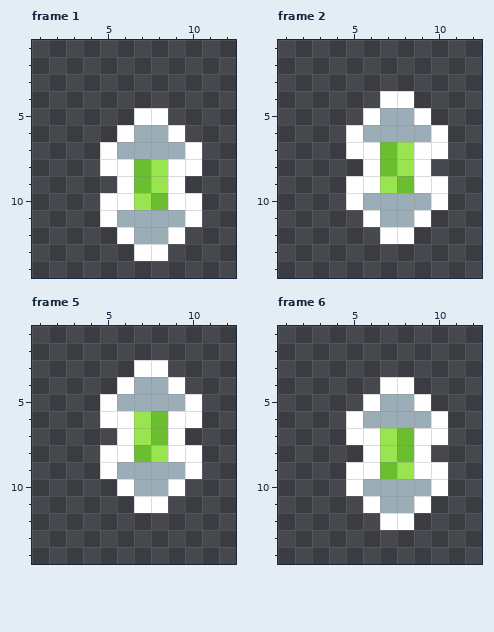
A pixel-art file gets an edit: res/Sprite-00014.ase. The first picture shows the starting point.
16x16 pixels, 6 frames. Shown: frame 1: x 1..12, y 1..14; frame 2: x 1..12, y 1..14; frame 5: x 1..12, y 1..14; frame 6: x 1..12, y 1..14. The commit also changed other frames, which this record leaves out.
After:
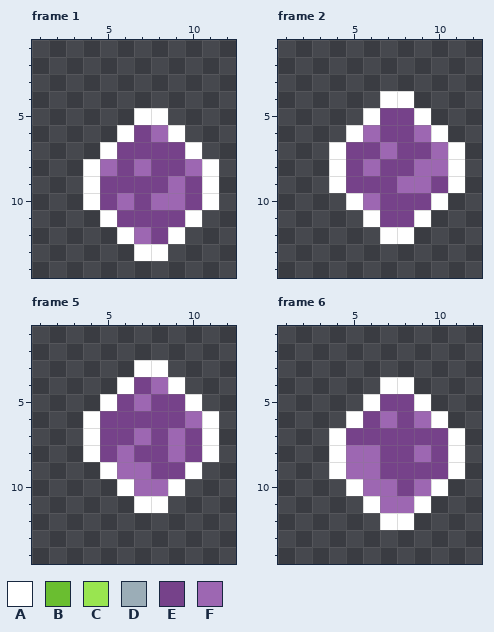
Palette (. is transparent): A #ffffff  B #6abe30  C #99e550  D #9badb7  E #76428a  F #9d67b2
Changes in this commit:
--- frame 1
@@ x 1..12 @@
  5 ......AA....
- 6 .....ADDA...
- 7 ....ADDDDA..
- 8 ....AABCAA..
- 9 .....ABCA...
-10 ....AACBAA..
-11 ....ADDDDA..
-12 .....ADDA...
+ 6 .....AEFA...
+ 7 ....AEEEEA..
+ 8 ...AFEFEEFA.
+ 9 ...AEEEEFEA.
+10 ...AEFEFFEA.
+11 ....AEEEEA..
+12 .....AFEA...
 13 ......AA....
--- frame 2
@@ x 1..12 @@
  4 ......AA....
- 5 .....ADDA...
- 6 ....ADDDDA..
- 7 ....AABCAA..
- 8 .....ABCA...
- 9 ....AACBAA..
-10 ....ADDDDA..
-11 .....ADDA...
+ 5 .....AEEA...
+ 6 ....AFEEFA..
+ 7 ...AEEFEEFA.
+ 8 ...AEFEEFFA.
+ 9 ...AEEEFFEA.
+10 ....AFEEEA..
+11 .....AEEA...
 12 ......AA....
--- frame 5
@@ x 1..12 @@
  3 ......AA....
- 4 .....ADDA...
- 5 ....ADDDDA..
- 6 ....AACBAA..
- 7 .....ACBA...
- 8 ....AABCAA..
- 9 ....ADDDDA..
-10 .....ADDA...
+ 4 .....AEFA...
+ 5 ....AEFEEA..
+ 6 ...AEEEEEFA.
+ 7 ...AEEFEFEA.
+ 8 ...AEFEEFEA.
+ 9 ....AFFEEA..
+10 .....AFFA...
 11 ......AA....
--- frame 6
@@ x 1..12 @@
  4 ......AA....
- 5 .....ADDA...
- 6 ....ADDDDA..
- 7 ....AACBAA..
- 8 .....ACBA...
- 9 ....AABCAA..
-10 ....ADDDDA..
-11 .....ADDA...
+ 5 .....AEEA...
+ 6 ....AEFEFA..
+ 7 ...AEEEEEEA.
+ 8 ...AFFEEFEA.
+ 9 ...AFFEEEEA.
+10 ....AFFEFA..
+11 .....AFFA...
 12 ......AA....
Boxes around the changes in both pictures, in picture pixels (x1, y1, x2, y2):
changed: (83, 125, 219, 244)
changed: (329, 108, 465, 227)
changed: (83, 377, 219, 496)
changed: (329, 394, 465, 513)
